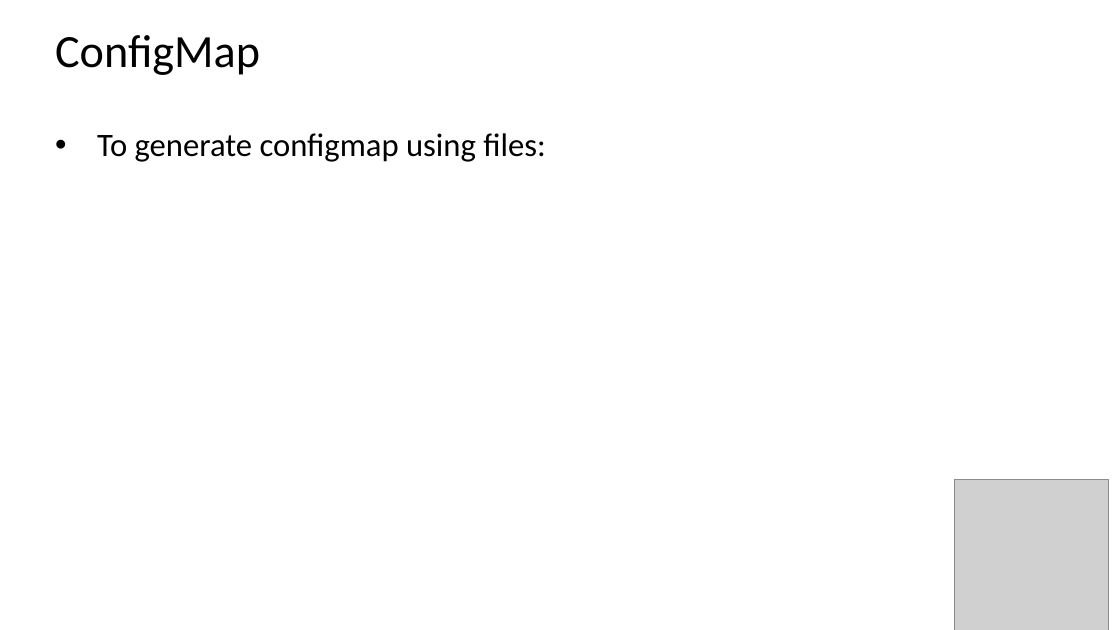
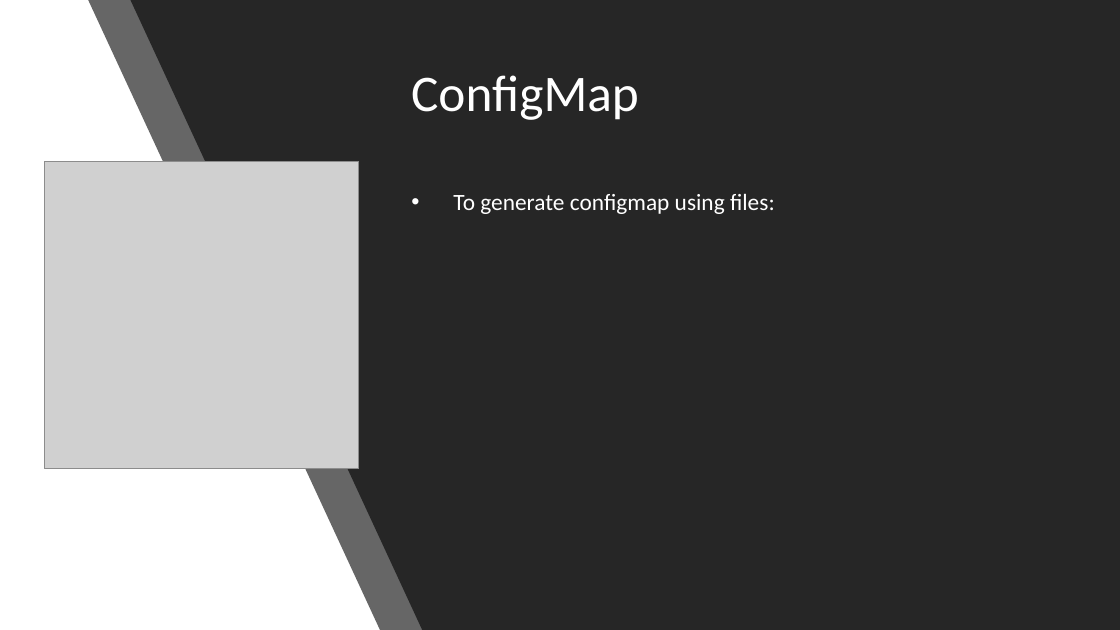
Before and after one commit to MohanRamadoss/kubernetes, a slide deck: slide 3 of 13-Config/config.pptx. Drawn at 1120x630 pixels with LibreOffice and Linux fonts; fonts in the diff are those of the drawing; grey boxes stand for pictures. Boxes give left, top, right and bottom in pixels: in the first picture for what was removed or moved away, otherwise in the second. Text is boxed around its words. In the diff, an @@ line names an element or a change of style, - is before the commit and + after.

```diff
--- a/13-Config/config.pptx
+++ b/13-Config/config.pptx
@@ background #FFFFFF to #000000 @@
@@ rectangle added at (0,0,1120,630), fill #FFFFFF @@
@@ freeform shape added at (88,0,1119,630), fill #262626 at 70% opacity @@
@@ freeform shape added at (130,0,1120,630), fill #262626 @@
@@ title "ConfigMap": place and size @@
-title "ConfigMap" at (55,35,260,75)
+title "ConfigMap" at (411,75,639,120)
@@ title "ConfigMap" at (411,75,639,120): size 39.6 to 44 pt, text colour #000000 to #FFFFFF @@
@@ picture: place and size @@
-picture at (954,480,1108,630)
+picture at (45,161,360,469)
@@ text "To generate configmap using files:": place and size @@
-text "To generate configmap using files:" at (97,133,545,162)
+text "To generate configmap using files:" at (453,193,775,214)
@@ text "To generate configmap using files:" at (453,193,775,214): size 28 to 20 pt, text colour #000000 to #FFFFFF; line spacing 1.5 to 0.9 @@
```
Also in this commit, not shown: 5 other slides changed, 1 slide added, 1 slide removed, 8 other files.
